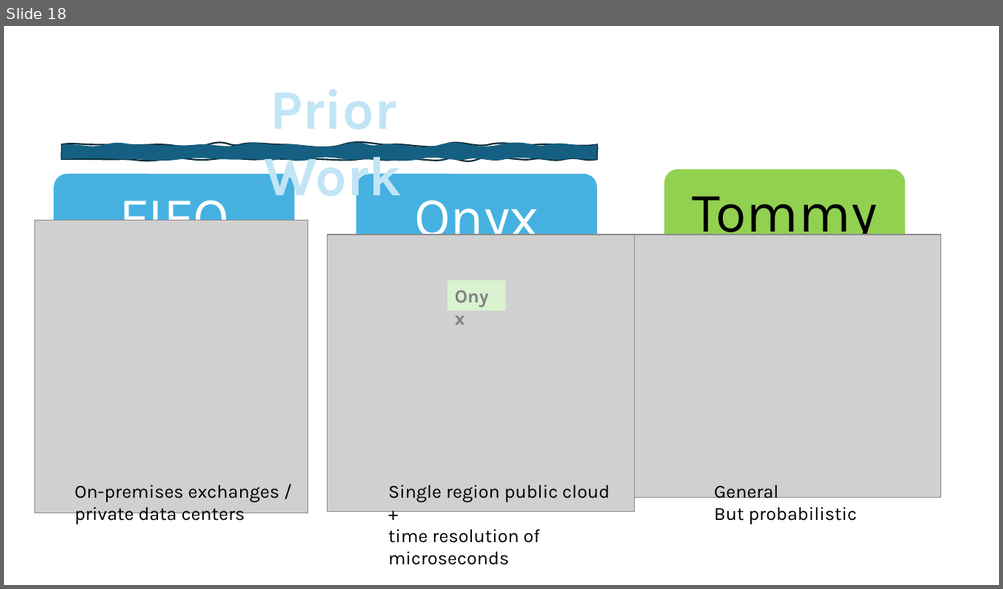
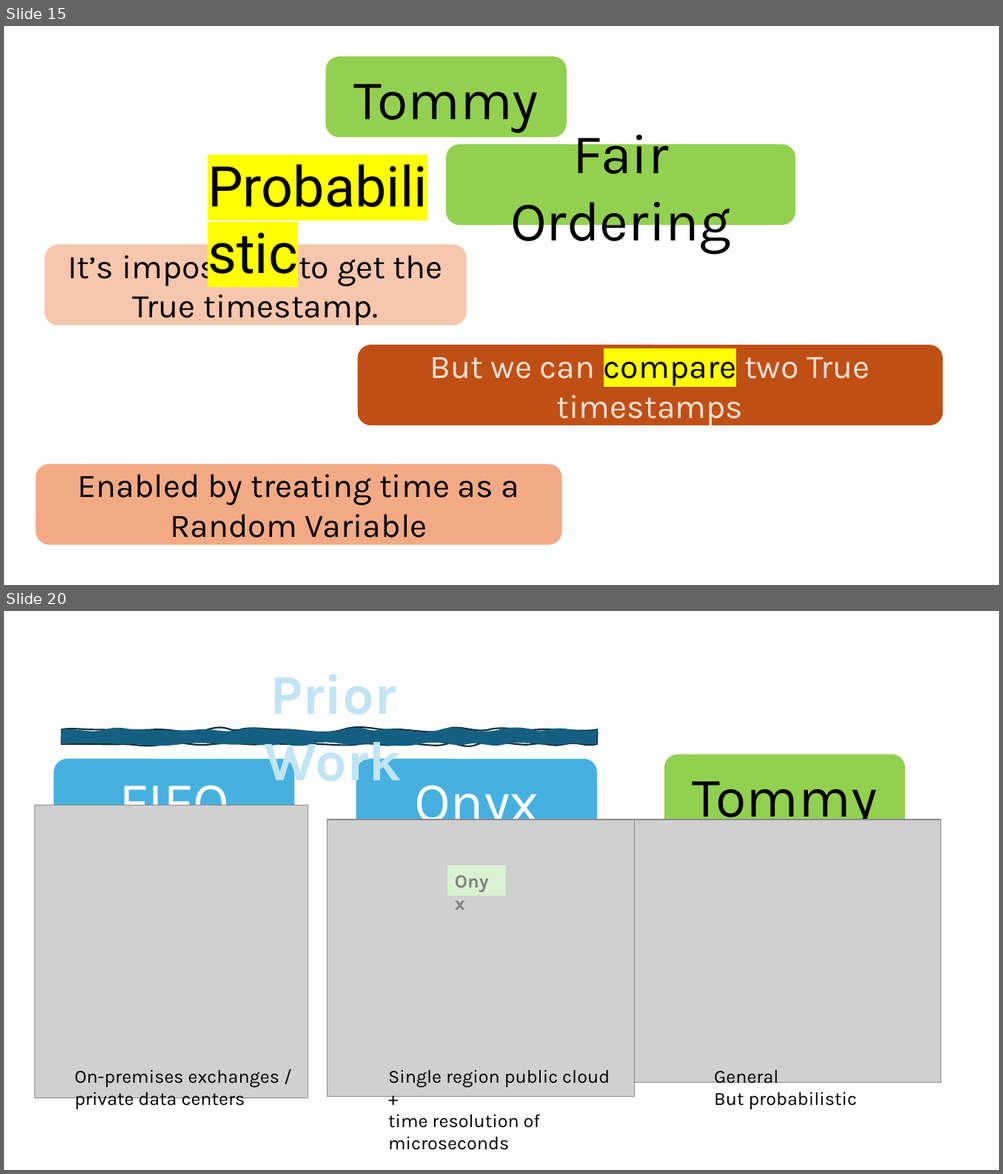
Before and after one commit to HaseebLUMS/Onyx-Presentation, a slide deck: tommy_hotnets_v2.pptx. Shown one above the other, each under a label of ours: slide 18 before the commit, slides 15 and 20 after it; the slides between them are not shown. The pictures are 1003x589 and 1003x1174 pixels, drawn with LibreOffice and Linux fonts; fonts in the diff are those of the drawing; grey boxes stand for pictures. Boxes give left, top, right and bottom in pixels: in the first picture for what was removed or moved away, otherwise in the second. Text is boxed around its words. In the diff, an @@ line names an element or a change of style, - is before the commit and + after.

```diff
--- a/tommy_hotnets_v2.pptx
+++ b/tommy_hotnets_v2.pptx
@@ slide 15 added at [4, 26, 999, 585], background #FFFFFF @@
@@ rounded rectangle added at [326, 56, 566, 137], fill #92D050, 54 pt, text #000000 @@
+Tommy
@@ text added at [200, 147, 446, 222], 54 pt, text #000000 @@
+Probabilistic
@@ rounded rectangle added at [446, 144, 795, 225], fill #92D050, 54 pt, text #000000 @@
+Fair Ordering
@@ rounded rectangle added at [45, 244, 466, 325], fill #F6C6AD, 32 pt, text #000000 @@
+It’s impossible to get the True timestamp.
@@ rounded rectangle added at [358, 346, 942, 426], fill #C04F15, 32 pt, text #FBE3D6 @@
+But we can compare two True timestamps
@@ rounded rectangle added at [35, 465, 561, 545], fill #F2AA84, 32 pt, text #000000 @@
+Enabled by treating time as a Random Variable
@@ what was slide 18 is now slide 20 @@
```
Also in this commit, not shown: 6 slides changed, 1 other slide added.
